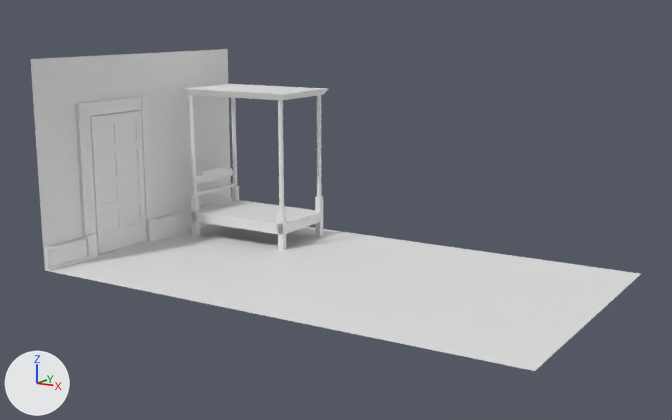
Before and after pictures for a commit that changed the Blender file Assets/models/floor_2/bedroom_n_center/bedroom_n_center.blend.
Before and after are seen from a 50 mm camera at (20.1, -32.9, 10.8) aimed at (0.0, -0.4, 2.8). The lights are fixed; the arrows at lower left show +X, +Y and +Z. Materials are left out; every surface is plain grey.

In view in the first picture: 'BezierCurve', 'BezierCurve.001', 'Cube', 'Cylinder', 'base', 'canopy', 'door_main', 'doorway_south', 'floor', 'floorboard_e.003', 'floortrim', 'legs', 'main_door_jam_e', 'main_door_jam_w', 'wall_s'.
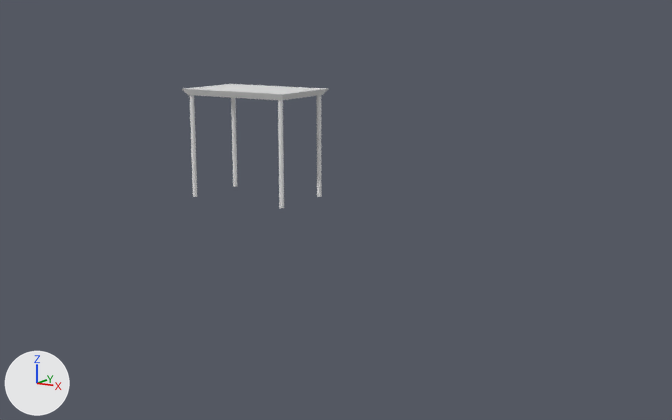
Location of each change, (x1, y1, x2, y2) in pixels of the pictures (672 x 420 px):
'floor', hidden: before (50, 224, 641, 371)
'wall_s', hidden: before (31, 49, 231, 269)
'door_main', hidden: before (90, 110, 146, 255)
'doorway_south', hidden: before (75, 96, 158, 260)
'base', hidden: before (192, 200, 323, 235)
'floorboard_e.003', hidden: before (44, 198, 232, 271)
'legs', hidden: before (191, 186, 323, 250)
'main_door_jam_e', hidden: before (89, 116, 97, 234)
'BezierCurve.001', deleted: before (197, 169, 215, 184)
'BezierCurve', hidden: before (214, 166, 233, 179)
'Cube', hidden: before (197, 183, 234, 196)
'floortrim', hidden: before (98, 241, 150, 257)
'main_door_jam_w', hidden: before (139, 110, 147, 241)
part 2 of me_cube_019, built on: (182, 84, 328, 100) in both

The edits, one by one:
me_cube_019 is used by ob_canopy; location (-7.0, 3.5, 7.14); scale (2.75, 1.75, 0.15).
me_cube_019 had 8 vertices, 6 faces and spanned x -1.09..1.09, y -1.09..1.09, z -1.0..1.0.
me_cube_019 now has 36 vertices, 33 faces and spans x -1.09..1.09, y -1.09..1.09, z -1.0..1.0.
Part 2, on me_cube_019:
6 faces are deleted.
22 vertices are added at x -1.09..1.09, y -1.09..1.09, z -1.0..1.0.
6 new vertices lie (1.68, 0.0, 0.0) away from vertices in x -0.84, y -1.0..1.0, z -1.0..-0.53.
33 new faces join them.
me_mesh is used by ob_beziercurve; location (-9.69, 4.35, 2.72); scale (0.644, 0.545, 0.452).
me_mesh had 226 vertices, 321 faces and spanned x 0.0..0.11, y -1.57..1.19, z -0.24..0.97.
me_mesh now has 452 vertices, 642 faces and spans x -0.05..0.05, y -2.73..2.73, z -0.93..0.29.
me_mesh part 1: 226 vertices removed from x 0.0..0.11, y -1.57..1.19, z -0.24..0.97; 452 vertices added at x -0.05..0.05, y -2.73..2.73, z -0.93..0.29.
Object 'main_door_jam_w' (ob_main_door_jam_w) is now hidden.
Object 'main_door_jam_e' (ob_main_door_jam_e) is now hidden.
Object 'door_main' (ob_door_main) is now hidden.
Object 'floorboard_e.003' (ob_floorboard_e_003) is now hidden.
Object 'doorway_south' (ob_doorway_south) is now hidden.
Object 'floortrim' (ob_floortrim) is now hidden.
Object 'wall_s' (ob_wall_s) is now hidden.
Object 'legs' (ob_legs) is now hidden.
Object 'base' (ob_base) is now hidden.
Object 'BezierCurve.001' (ob_beziercurve_001) is deleted.
Object 'BezierCurve' (ob_beziercurve) moves from (-9.69, 4.35, 2.72) to (-9.64, 3.5, 3.07).
Object 'BezierCurve' (ob_beziercurve) is rescaled from (0.644, 0.545, 0.452) to (0.949, 0.55, 0.452).
Object 'BezierCurve' (ob_beziercurve) is now hidden.
Object 'Cube' (ob_cube) is now hidden.
Object 'floor' (ob_floor) is now hidden.
